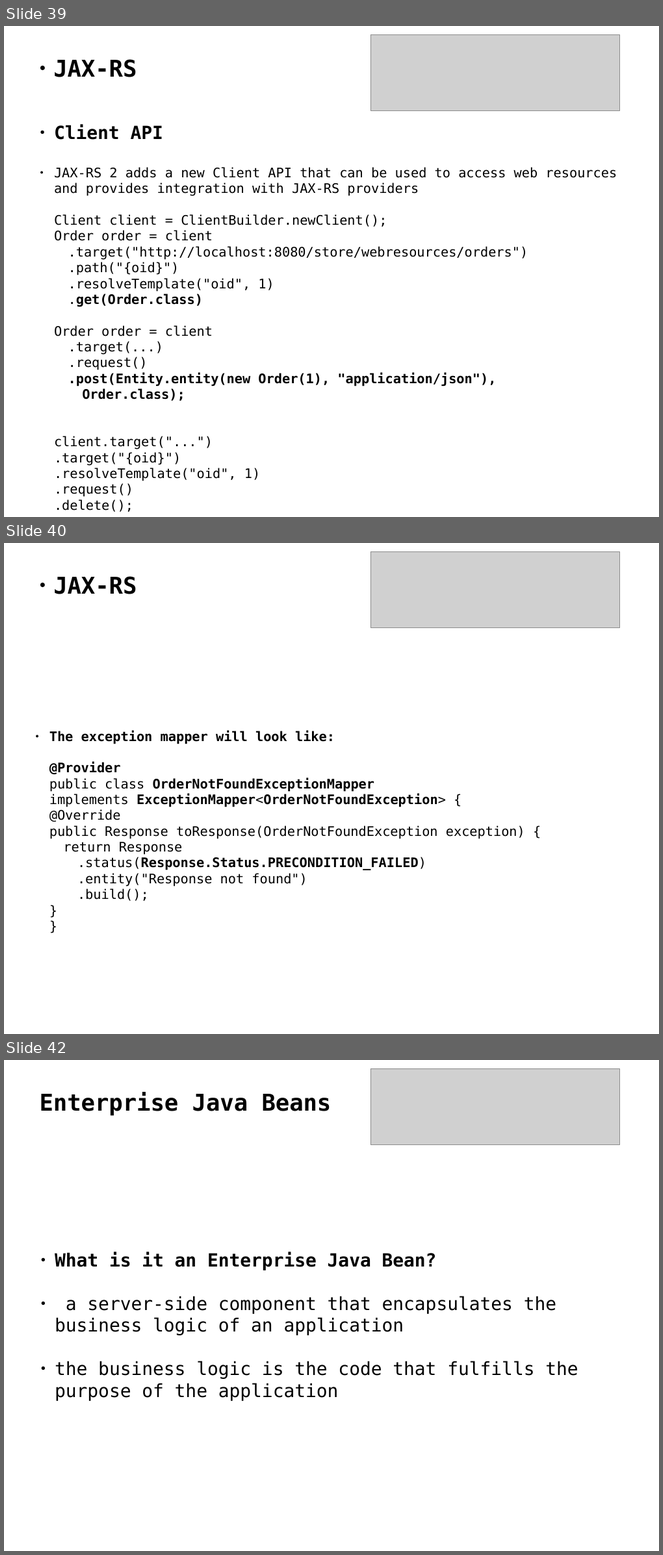
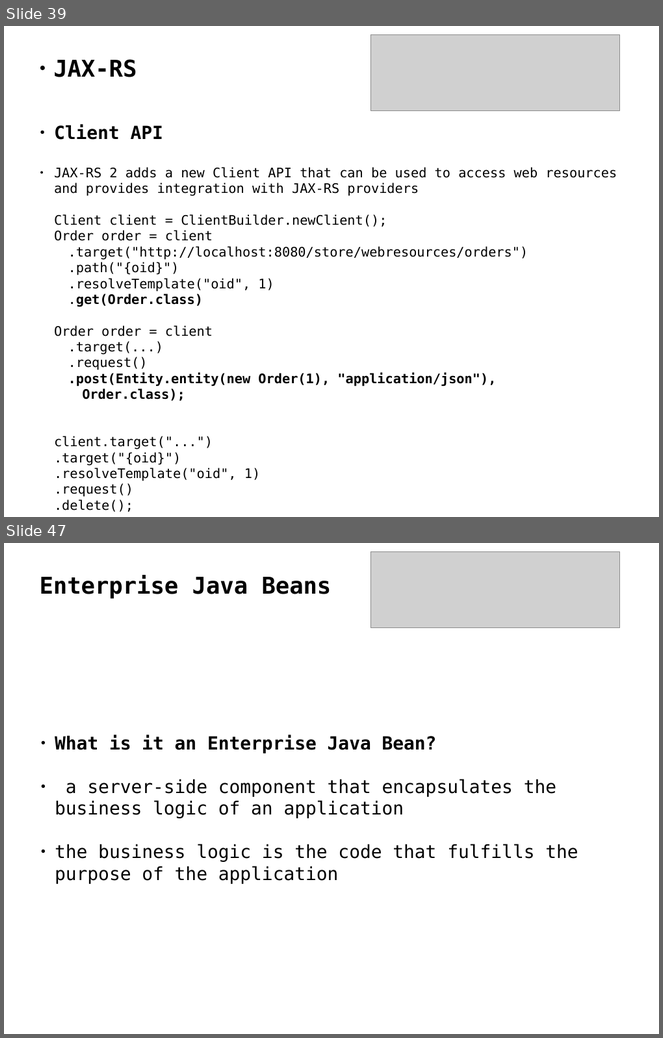
Before and after one commit to delia-popescu/javaee-demo, a slide deck: javaee7.odp. Shown one above the other, each under a label of ours: slides 39, 40 and 42 before the commit, slides 39 and 47 after it; the slides between them are not shown. The pictures are 663x1555 and 663x1038 pixels, drawn with LibreOffice and Linux fonts; fonts in the diff are those of the drawing; grey boxes stand for pictures. Boxes give left, top, right and bottom in pixels: in the first picture for what was removed or moved away, otherwise in the second. Text is boxed around its words. In the diff, an @@ line names an element or a change of style, - is before the commit and + after.

```diff
--- a/javaee7.odp
+++ b/javaee7.odp
@@ slide 40 removed at (x1=4, y1=543, x2=659, y2=1034), background #FFFFFF @@
@@ picture removed at (x1=371, y1=552, x2=621, y2=628) @@
@@ text removed at (x1=53, y1=576, x2=137, y2=594) @@
-● JAX-RS
@@ subtitle removed at (x1=50, y1=730, x2=525, y2=901) @@
-● The exception mapper will look like:
-@Provider
-public class OrderNotFoundExceptionMapper
-implements ExceptionMapper<OrderNotFoundException> {
-@Override
-public Response toResponse(OrderNotFoundException exception) {
-  return Response
-    .status(Response.Status.PRECONDITION_FAILED)
-    .entity("Response not found")
-    .build();
-}
-}
@@ what was slide 42 is now slide 47 @@
```
Also in this commit, not shown: 32 slides added, 25 other slides removed, 43 other files.
